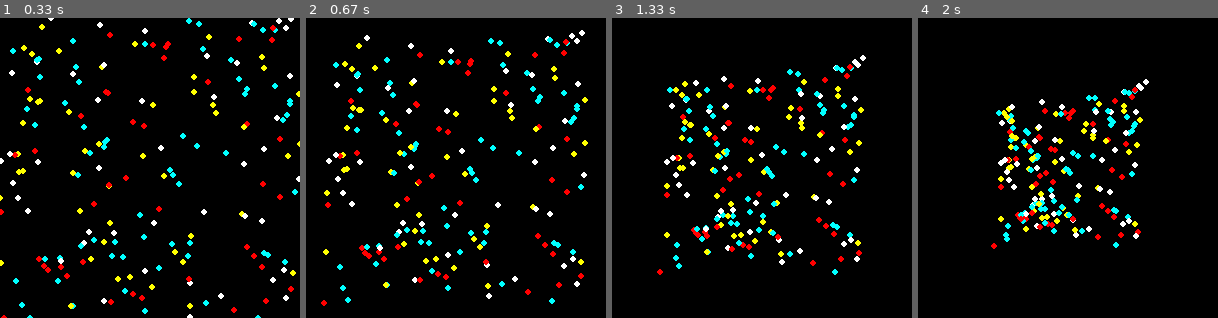
Above: before the commit, frames 1-4 (left to right).
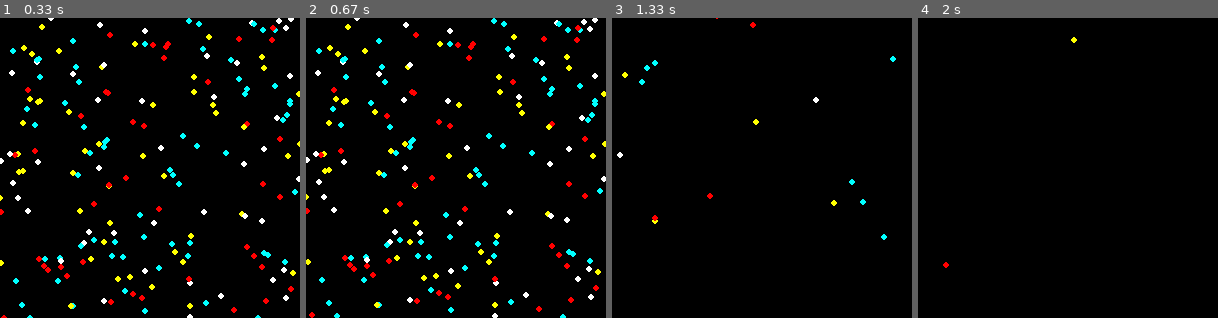
Above: after the commit, the same moments.

Repository: Nikhil-Singla/the-dev-dossier
Game: pygame game, started from game_dev/lifeSystemProgramming.py
Two runs of this game, one before a commit and one after it. Both use one fixed random seed, a clock stepped at 60 frames per second and the inputs below.
Inputs (mouse positions are in pixels of both pictures, inside the frame that each line leads up to):
- Up to frame 1 (0.33 s): no input
- Up to frame 2 (0.67 s): tap S at 0.33 s
- Up to frame 3 (1.33 s): click (792, 234) at 0.72 s; click (684, 57) at 1.05 s
- Up to frame 4 (2 s): click (1071, 198) at 1.38 s; click (1026, 105) at 1.72 s

Frame 1 is identical in both runs. In frame 2, 9.7% of the frame differs, in the area x 0-100%, y 0-100%; in frame 3, 5.2%; in frame 4, 4.5%.

Commit message:
Small fix

Diff:
--- a/game_dev/lifeSystemProgramming.py
+++ b/game_dev/lifeSystemProgramming.py
@@ -59,7 +59,7 @@
         dist = sqrt(dx*dx + dy*dy + 0.1)    ## Distance between particles, can never be 0
         dx /= dist                          ## Unit Vector Form of X Cordinate
         dy /= dist                          ## Unit Vector Form of Y Cordiate
-        diff = radius - dist                ## Difference between
+        diff = dist - radius                ## Difference between
         ## In Vector Theory, Finding v / |v| and then using this unit vector and adding it to base one.
         if diff > 0:
         ## Attraction Force with gravity when g > 0
